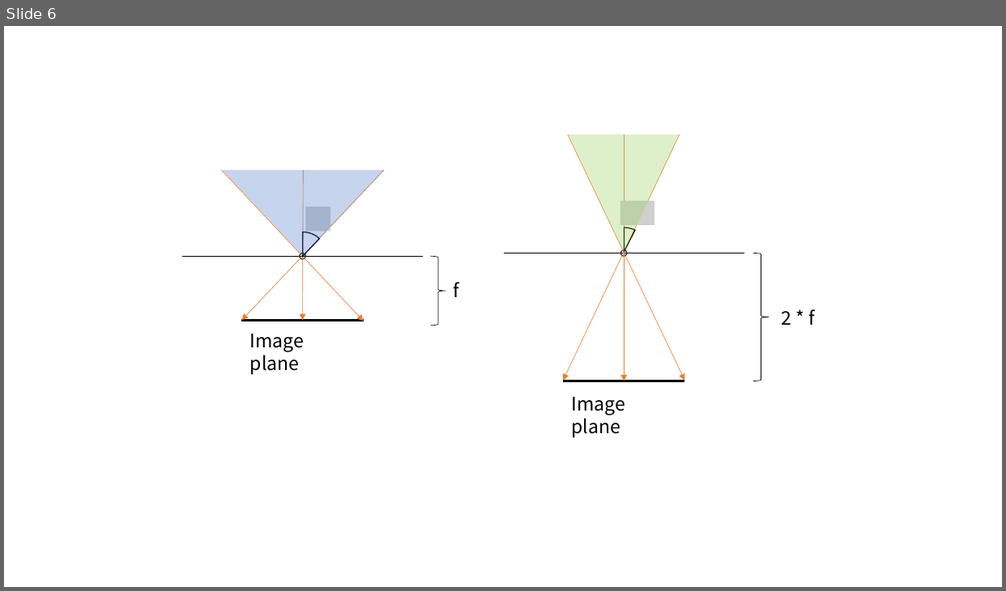
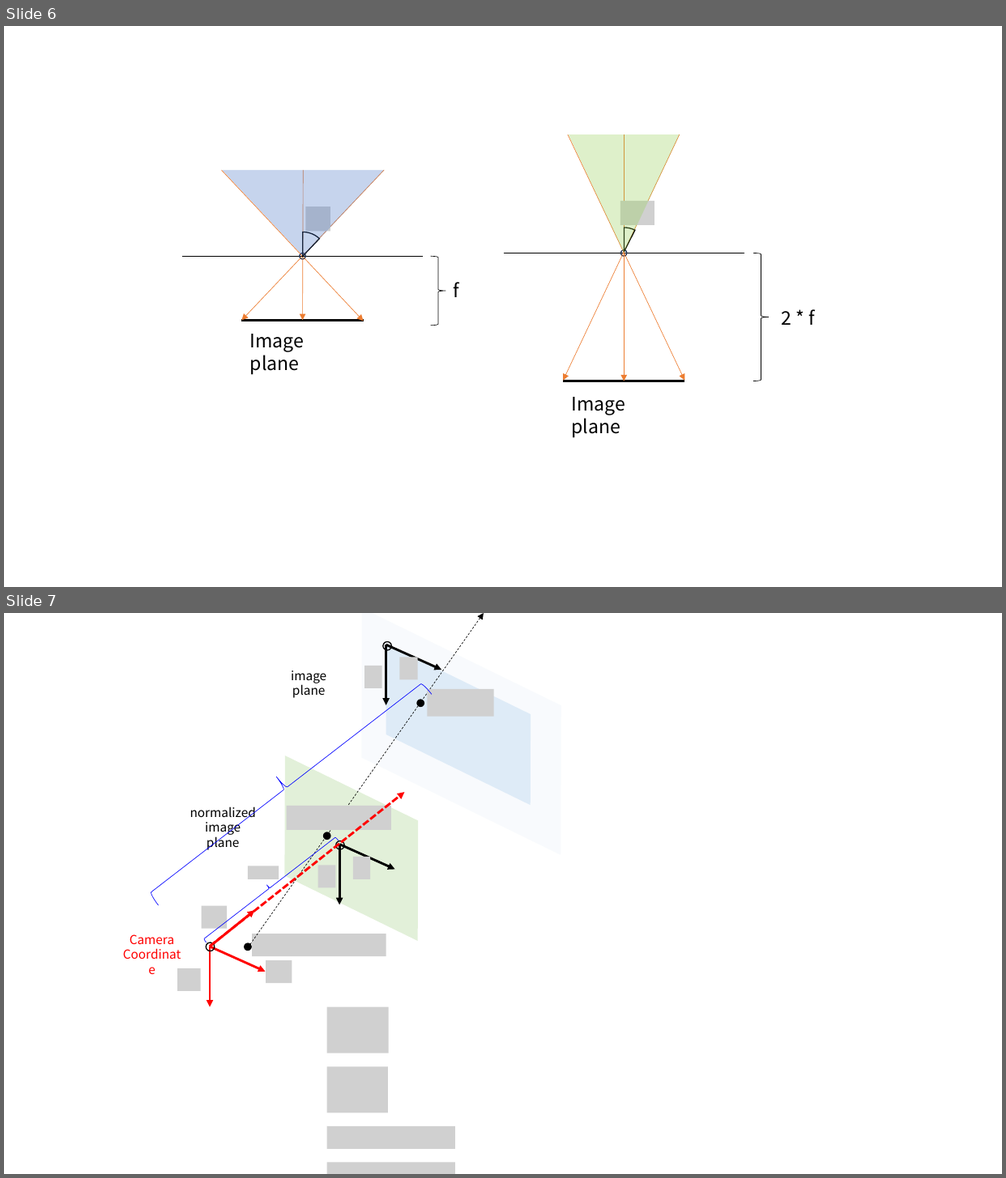
Before and after one commit to gaussian37/gaussian37.github.io, a slide deck: assets/img/vision/concept/calibration/calibration.pptx. Shown one above the other, each under a label of ours: slide 6 before the commit, slides 6 and 7 after it. The pictures are 1006x591 and 1006x1178 pixels, drawn with LibreOffice and Linux fonts; fonts in the diff are those of the drawing; grey boxes stand for pictures; background and template pictures are left out. Boxes give left, top, right and bottom in pixels: in the first picture for what was removed or moved away, otherwise in the second. Text is boxed around its words. In the diff, an @@ line names an element or a change of style, - is before the commit and + after.

```diff
--- a/assets/img/vision/concept/calibration/calibration.pptx
+++ b/assets/img/vision/concept/calibration/calibration.pptx
@@ slide 7 added at (x1=4, y1=613, x2=1002, y2=1174), background #FFFFFF @@
@@ group added at (x1=130, y1=613, x2=620, y2=1174): 15 pictures, 9 arrows, 6 ellipses, 3 parallelograms, 3 texts, 2 right braces @@
+Camera
+Coordinate
+image plane
+normalized
+image plane
```
Also in this commit, not shown: 2 other files.
